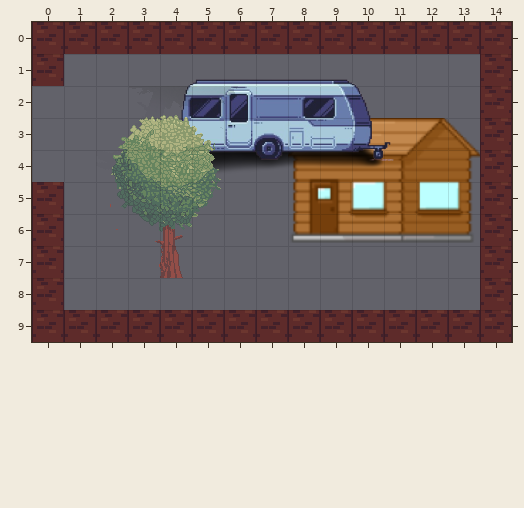
A Tiled map (JSON) gets an edit: resources/maps/garden.tmj. That is the earlier state.
Cells are 32x32 px. Shown: x 0..14, y 0..9. Not drawn, because the pictures are missing: unchanged layer "Floor".
After the commit:
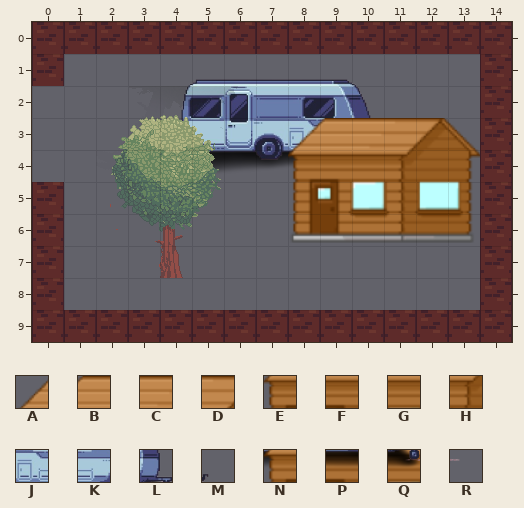
Key: from "genhrbfpizv21": A 0, B 1, C 2, D 3, E 6, F 7, G 8, H 9; from "gyuh1i4vk2c51-removebg-preview": J 36, K 37, L 38, M 39, N 44, P 45, Q 46, R 47.
_ is an empty cell, # one hidden under a higher layer.
Tiles replaced or removed in this view: C, D, E, F, G, H, J, K, L, M, N, P, Q, R.
See-through tiles are keyed as they look on the map.
Edits made:
Changed rows in their new state; . is an unchanged cell.
Layer "Furniture":
first column x 8:
 3 JK##
 4 N###
Layer "Furniture2":
first column x 8:
 3 ABCD
 4 EFGH
Changed places in both pictures, as pixel boxes (x1, y1, x2, y2):
changed: (288, 118, 394, 168)
